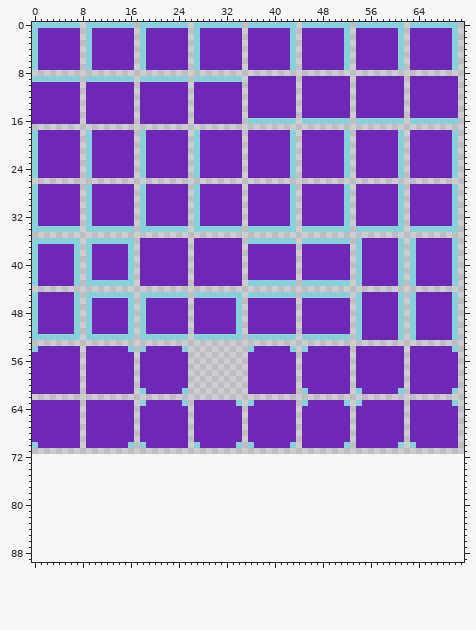
Pixel-art file -- assets/sprites/tiles/template.aseprite. Above: the version before the commit.
72x72 pixels, 1 frame. The old version is drawn lined up with the new one, on the new canvas.
The same view after the edit:
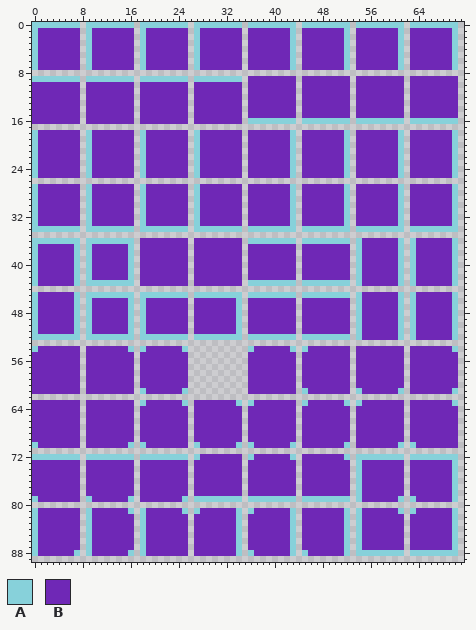
Palette (. is transparent): A #87d1da  B #6f28b6
What changed:
canvas 72x72 -> 72x90
Changed rows in their new state; - is an unchanged pixel.
first column x 0:
72 AAAAAAAA-AAAAAAAA-AAAAAAAA-ABBBBBBB-ABBBBBBA-BBBBBBBA-AAAAAAAA-AAAAAAAA
73 BBBBBBBB-BBBBBBBB-BBBBBBBB-BBBBBBBB-BBBBBBBB-BBBBBBBB-ABBBBBBB-BBBBBBBA
74 BBBBBBBB-BBBBBBBB-BBBBBBBB-BBBBBBBB-BBBBBBBB-BBBBBBBB-ABBBBBBB-BBBBBBBA
75 BBBBBBBB-BBBBBBBB-BBBBBBBB-BBBBBBBB-BBBBBBBB-BBBBBBBB-ABBBBBBB-BBBBBBBA
76 BBBBBBBB-BBBBBBBB-BBBBBBBB-BBBBBBBB-BBBBBBBB-BBBBBBBB-ABBBBBBB-BBBBBBBA
77 BBBBBBBB-BBBBBBBB-BBBBBBBB-BBBBBBBB-BBBBBBBB-BBBBBBBB-ABBBBBBB-BBBBBBBA
78 BBBBBBBB-BBBBBBBB-BBBBBBBB-BBBBBBBB-BBBBBBBB-BBBBBBBB-ABBBBBBB-BBBBBBBA
79 ABBBBBBB-ABBBBBBA-BBBBBBBA-AAAAAAAA-AAAAAAAA-AAAAAAAA-ABBBBBBA-ABBBBBBA
81 ABBBBBBB-ABBBBBBA-ABBBBBBA-ABBBBBBA-ABBBBBBA-BBBBBBBA-ABBBBBBA-ABBBBBBA
82 ABBBBBBB-ABBBBBBB-ABBBBBBB-BBBBBBBA-BBBBBBBA-BBBBBBBA-ABBBBBBB-BBBBBBBA
83 ABBBBBBB-ABBBBBBB-ABBBBBBB-BBBBBBBA-BBBBBBBA-BBBBBBBA-ABBBBBBB-BBBBBBBA
84 ABBBBBBB-ABBBBBBB-ABBBBBBB-BBBBBBBA-BBBBBBBA-BBBBBBBA-ABBBBBBB-BBBBBBBA
85 ABBBBBBB-ABBBBBBB-ABBBBBBB-BBBBBBBA-BBBBBBBA-BBBBBBBA-ABBBBBBB-BBBBBBBA
86 ABBBBBBB-ABBBBBBB-ABBBBBBB-BBBBBBBA-BBBBBBBA-BBBBBBBA-ABBBBBBB-BBBBBBBA
87 ABBBBBBB-ABBBBBBB-ABBBBBBB-BBBBBBBA-BBBBBBBA-BBBBBBBA-ABBBBBBB-BBBBBBBA
88 ABBBBBBA-ABBBBBBA-ABBBBBBB-BBBBBBBA-ABBBBBBA-ABBBBBBA-AAAAAAAA-AAAAAAAA
